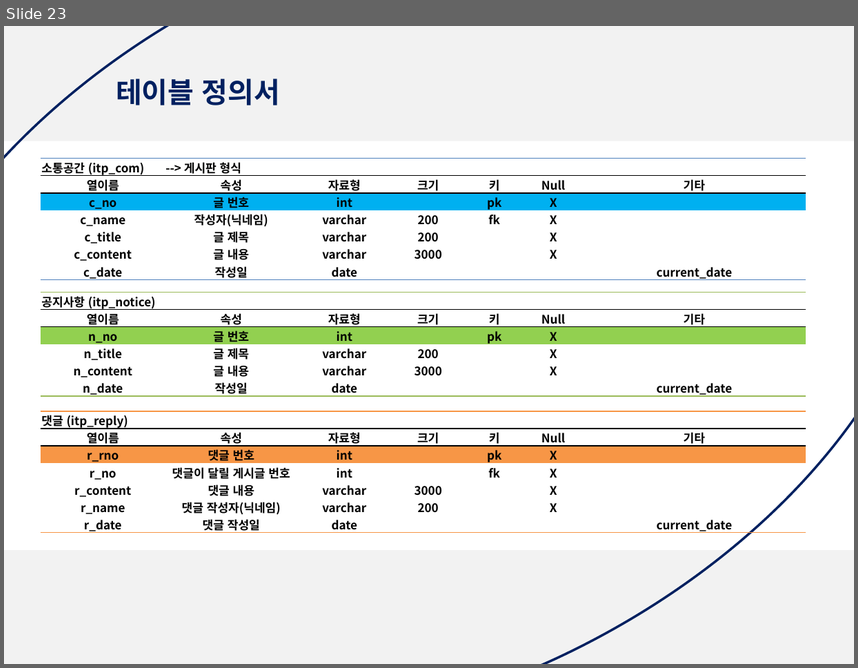
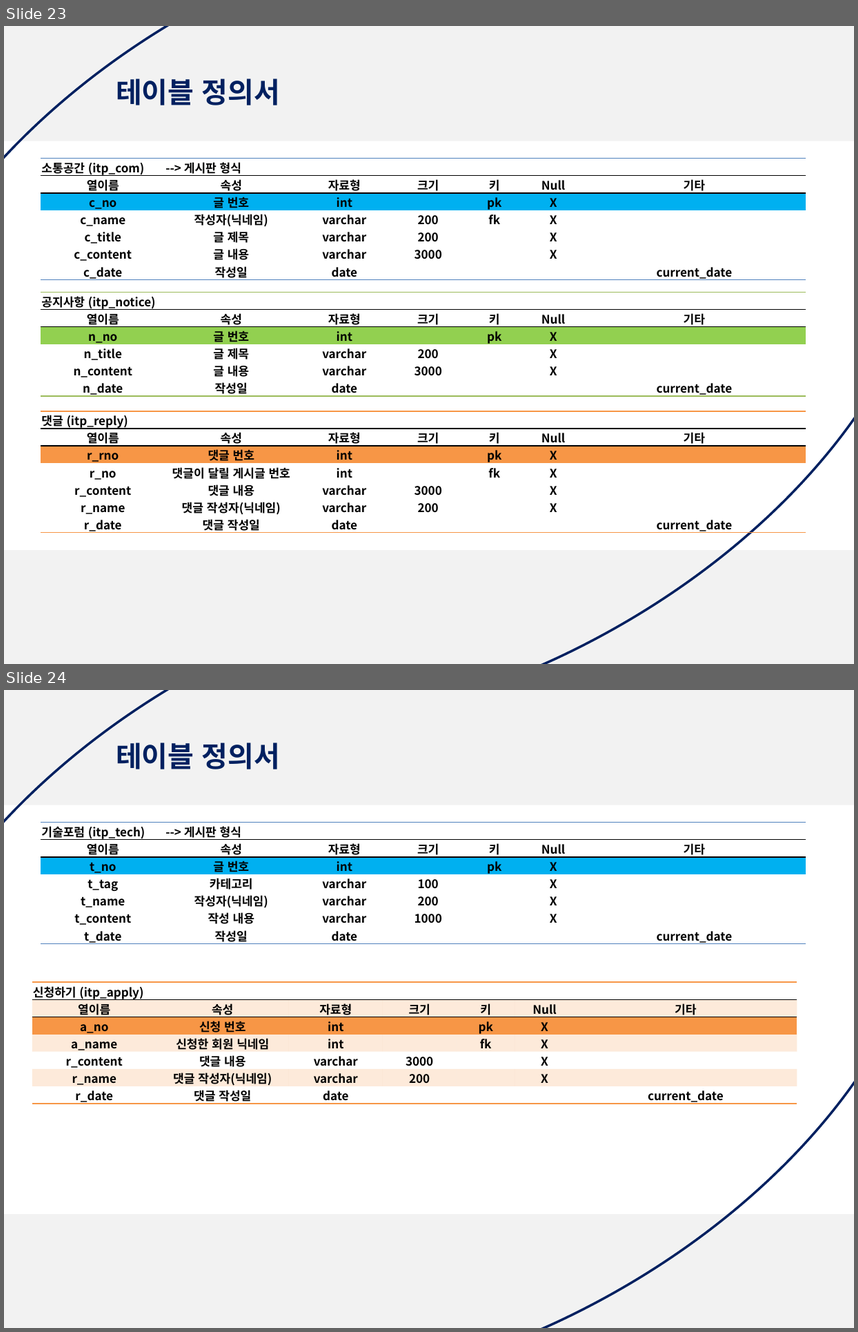
Before and after one commit to yeajinlee/ITP-team, a slide deck: multi_final/문서/3차 5조 2-15일 발표 자료(최종)/final_project_03.15 발표.pptx. Shown one above the other, each under a label of ours: slide 23 before the commit, slides 23 and 24 after it. The pictures are 858x668 and 858x1332 pixels, drawn with LibreOffice and Linux fonts; fonts in the diff are those of the drawing. Boxes give left, top, right and bottom in pixels: in the first picture for what was removed or moved away, otherwise in the second. Text is boxed around its words. In the diff, an @@ line names an element or a change of style, - is before the commit and + after.

```diff
--- a/multi_final/문서/3차 5조 2-15일 발표 자료(최종)/final_project_03.15 발표.pptx
+++ b/multi_final/문서/3차 5조 2-15일 발표 자료(최종)/final_project_03.15 발표.pptx
@@ slide 24 added at [4,690,854,1328], background #FFFFFF @@
@@ rectangle added at [4,690,854,805], fill #F2F2F2 @@
@@ teardrop added at [4,690,854,1328], outline #002060 2 pt @@
@@ text added at [116,742,280,769], 24 pt, text #002060, bold @@
+테이블 정의서
@@ table added at [41,822,805,1107], 7 rows, 7 columns @@
+기술포럼 (itp_tech) | --> 게시판 형식 |  |  |  |  | 
+열이름 | 속성 | 자료형 | 크기 | 키 | Null | 기타
+t_no | 글 번호 | int |  | pk | X | 
+t_tag | 카테고리 | varchar | 100 |  | X | 
+t_name | 작성자(닉네임) | varchar | 200 |  | X | 
+t_content | 작성 내용 | varchar | 1000 |  | X | 
+t_date | 작성일 | date |  |  |  | current_date
@@ table added at [32,983,796,1107], 7 rows, 7 columns @@
+신청하기 (itp_apply) |  |  |  |  |  | 
+열이름 | 속성 | 자료형 | 크기 | 키 | Null | 기타
+a_no | 신청 번호 | int |  | pk | X | 
+a_name | 신청한 회원 닉네임 | int |  | fk | X | 
+r_content | 댓글 내용 | varchar | 3000 |  | X | 
+r_name | 댓글 작성자(닉네임) | varchar | 200 |  | X | 
+r_date | 댓글 작성일 | date |  |  |  | current_date
@@ rectangle added at [4,1214,854,1328], fill #F2F2F2 @@
```
Also in this commit, not shown: 1 slide changed, 1 other file.
